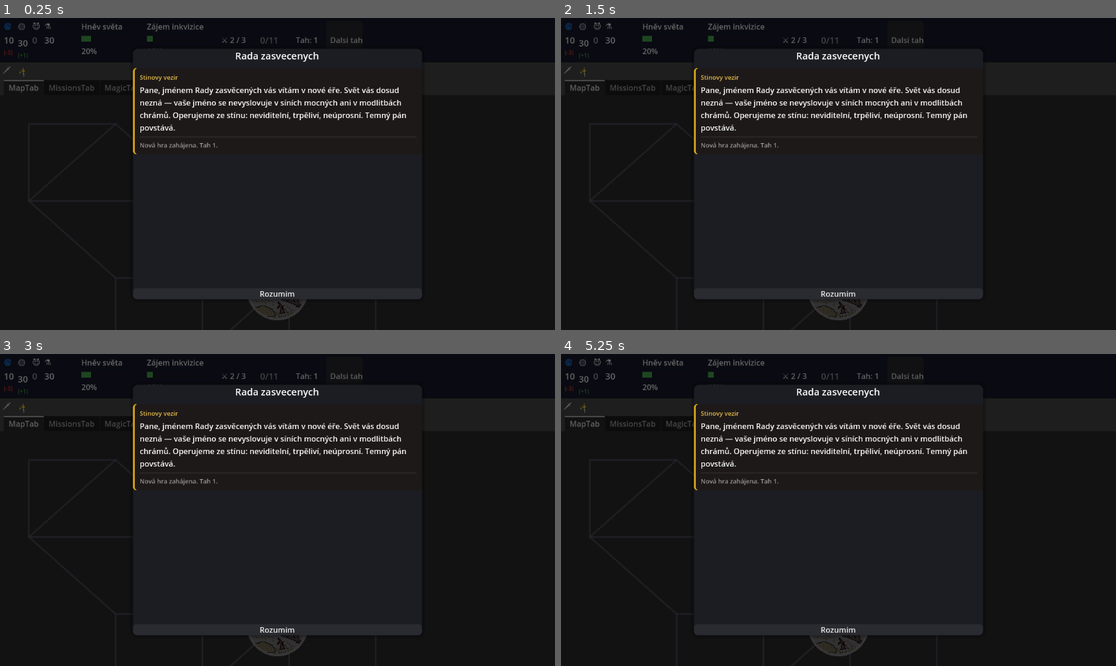
Above: before the commit, frames 1-4 (two rows, left to right).
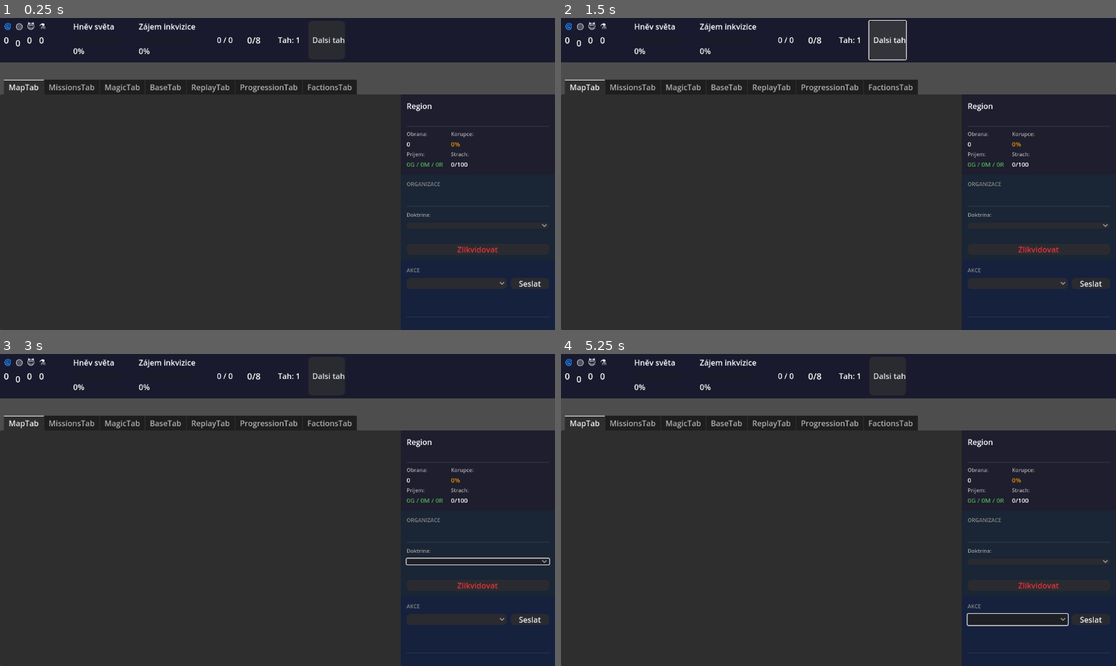
Above: after the commit, the same moments.

Repository: HannibalCZ/dark-lord
Game: Godot game, scene res://scenes/Main.tscn
The game is run twice, just before and just after one commit, with the same random seed, the same clock (stepped at 60 frames per second) and the same inputs.
Inputs (mouse positions are in pixels of both pictures, inside the frame that each line leads up to):
- Up to frame 1 (0.25 s): no input
- Up to frame 2 (1.5 s): click (1038, 248) at 0.5 s, where only the run after the commit has a clickable "Zlikvidovat"; click "Dalsi tah" at 1.25 s
- Up to frame 3 (3 s): click (5, 407) at 2 s, where only the run before the commit has a clickable "🗡"; click (477, 563) at 2.77 s
- Up to frame 4 (5.25 s): click (583, 407) at 3.5 s, where only the run before the commit has a clickable "✨"; click (749, 394) at 4.27 s; click (1016, 619) at 5.02 s

The runs differ from the first frame. In frame 1, 62% of the frame differs, in the area x 0-100%, y 0-100%; in frame 2, 62%; in frame 3, 61%; in frame 4, 61%.
Error after the commit: Parse Error: Could not parse global class "CombatManager" from "res://managers/CombatManager.gd". (res://scripts/GameState.gd:14)

Commit message:
refactor(v0.06): Unit.state string → is_busy/is_wounded/is_lost flagy
Odstraňuje var state: String z Unit.gd a nahrazuje třemi nezávislými
bool flagy. Přidává state_label() pro UI display. Všech 15 dotčených
souborů aktualizováno — žádný string-based přístup na .state nezůstal
(kromě referenčního archivu MapTab_old.gd).

Co-Authored-By: Claude Sonnet 4.6 <noreply@anthropic.com>

Diff:
--- a/managers/AIManager.gd
+++ b/managers/AIManager.gd
@@ -12,7 +12,7 @@
 		if faction_id == Balance.PLAYER_FACTION:
 			continue
 		for u: Unit in game_state.query.units.by_faction[faction_id]:
-			if u.state != "healthy":
+			if u.is_lost:
 				continue
 
 			var u_cfg: Dictionary = Balance.UNIT.get(u.unit_key, {})
--- a/managers/CombatManager.gd
+++ b/managers/CombatManager.gd
@@ -68,7 +68,7 @@
 	for f in factions_sorted:
 		var total := 0
 		for u: Unit in by_faction[f]:
-			if u.state != "lost":
+			if not u.is_lost:
 				total += u.power
 		# Progression modifier — army_power (TYP A)
 		# Platí pro všechny frakce — připravuje půdu pro RDL (rival dark lord)
@@ -119,7 +119,7 @@
 			if f == winner_faction:
 				continue
 			for u: Unit in by_faction[f]:
-				if u.state != "lost":
+				if not u.is_lost:
 					var res := game_state.unit_manager.kill_unit(u.id)
 					if res.get("ok", false):
 						var kill_events: Array[Dictionary] = []
@@ -152,7 +152,7 @@
 		# remíza – všichni zničeni
 		for f in factions_sorted:
 			for u: Unit in by_faction[f]:
-				if u.state != "lost":
+				if not u.is_lost:
 					var res := game_state.unit_manager.kill_unit(u.id)
 					if res.get("ok", false):
 						var kill_events: Array[Dictionary] = []
@@ -189,7 +189,7 @@
 	var best: Unit = null
 	var best_power := -999
 	for u: Unit in units_arr:
-		if u.state != "lost":
+		if not u.is_lost:
 			if u.power > best_power:
 				best_power = u.power
 				best = u
@@ -200,7 +200,7 @@
 	for f in _by_faction.keys():
 		var has_alive := false
 		for uu: Unit in _by_faction[f]:
-			if uu.state != "lost":
+			if unot u.is_lost:
 				has_alive = true
 				break
 		if has_alive:
--- a/managers/DarkActionsManager.gd
+++ b/managers/DarkActionsManager.gd
@@ -254,7 +254,7 @@
 	)
 
 	# spotřebuj agenta
-	agent.state = "lost"
+	agent.is_lost = true
 
 	var org_display: String = Balance.ORG[org_type]["display_name"]
 	logs.append({
--- a/managers/EconomicManager.gd
+++ b/managers/EconomicManager.gd
@@ -38,7 +38,7 @@
 	var mana_upkeep := 0.0
 
 	for u in game_state.query.units.by_faction.get(faction_id, []):
-		if u.state != "lost":
+		if not u.is_lost:
 			var cfg : Dictionary = Balance.UNIT.get(u.unit_key, {})
 			var upkeep : Dictionary = cfg.get("upkeep_cost", {})
 			gold_upkeep += float(upkeep.get("gold", 0))
@@ -208,7 +208,7 @@
 	var upkeep_gold: float = 0.0
 	var upkeep_mana: float = 0.0
 	for u in game_state.query.units.by_faction.get(faction_id, []):
-		if u.state != "lost":
+		if not u.is_lost:
 			var cfg: Dictionary = Balance.UNIT.get(u.unit_key, {})
 			var upkeep: Dictionary = cfg.get("upkeep_cost", {})
 			upkeep_gold += float(upkeep.get("gold", 0))
--- a/managers/EventsManager.gd
+++ b/managers/EventsManager.gd
@@ -538,7 +538,7 @@
 		return
 
 	# Fatální = agent skončil ve stavu "lost"
-	var is_fatal: bool = (not data.get("success", true)) and (unit.state == "lost")
+	var is_fatal: bool = (not data.get("success", true)) and unit.is_lost
 
 	var entry: Dictionary = data.duplicate()
 	entry["is_fatal"] = is_fatal
--- a/managers/MissionManager.gd
+++ b/managers/MissionManager.gd
@@ -36,7 +36,7 @@
 
 	var mission := Mission.new(unit, region, mission_key)
 	planned_missions.append(mission)
-	unit.state = "busy"
+	unit.is_busy = true
 	emit_signal("missions_changed")
 
 	EventBus.emit_signal("mission_planned", mission)
@@ -56,7 +56,7 @@
 				still_busy = true
 				break
 		if not still_busy:
-			m.unit.state = "healthy"
+			m.unit.is_busy = false
 
 	emit_signal("missions_changed")
 
@@ -80,7 +80,7 @@
 
 	# 2) projít všechny jednotky v regionu a aplikovat jejich aury
 	for u in game_state.query.units.in_region(region.id, false):
-		if u.state == "lost":
+		if u.is_lost:
 			continue
 		if u.region_id != region.id:
 			continue
@@ -166,7 +166,7 @@
 
 	var mission := Mission.new(unit, region, mission_key)
 	planned_ai_missions.append(mission)
-	unit.state = "busy"
+	unit.is_busy = true
 
 	# eventy pro UI animace můžeš nechat, ale typicky AI nechceš animovat stejně
 	EventBus.emit_signal("mission_planned", mission)
@@ -234,7 +234,7 @@
 			_handle_purge_org(region.id)
 
 		# jednotka je zaneprázdněná pouze během plánování
-		unit.state = "healthy"
+		unit.is_busy = false
 
 		if unit.faction_id == Balance.PLAYER_FACTION:
 			var global_fx: Dictionary = Balance.MISSION_GLOBAL_SUCCESS_EFFECTS
--- a/managers/UnitManager.gd
+++ b/managers/UnitManager.gd
@@ -22,7 +22,7 @@
 	if game_state != null and game_state.query != null:
 		return game_state.query.units.active_count_for_faction(faction_id)
 	# fallback
-	return units.filter(func(u): return u.state != "lost" and u.faction_id == faction_id).size()
+	return units.filter(func(u): return not u.is_lost and u.faction_id == faction_id).size()
 
 func _result_ok(payload: Dictionary = {}, events: Array = [], logs: Array = []) -> Dictionary:
 	payload["ok"] = true
@@ -145,7 +145,7 @@
 	else:
 		# fallback (jen kdyby query ještě nebyla vždy ready)
 		for other in units:
-			if other.region_id == to_region and other.type == "army" and other.state != "lost" and other.faction_id != u.faction_id:
+			if other.region_id == to_region and other.type == "army" and not other.is_lost and other.faction_id != u.faction_id:
 				enemy_army_here = true
 				break
 
@@ -165,7 +165,7 @@
 	var u: Unit = game_state.query.units.get_by_id(unit_id)
 	if u == null:
 		return _result_err("Jednotka neexistuje.")
-	u.state = "lost"
+	u.is_lost = true
 	game_state.query.units.rebuild()
 	return _result_ok({"unit_id": unit_id}, [{"type": "unit_killed", "unit_id": unit_id}])
 
@@ -173,19 +173,19 @@
 	var u: Unit = game_state.query.units.get_by_id(unit_id)
 	if u == null:
 		return _result_err("Jednotka neexistuje.")
-	u.state = "wounded"
+	u.is_wounded = true
 	game_state.query.units.rebuild()
 	return _result_ok({"unit_id": unit_id}, [{"type": "unit_wounded", "unit_id": unit_id}])
 
 func set_busy(unit_id: int) -> void:
 	var u: Unit = game_state.query.units.get_by_id(unit_id)
 	if u != null:
-		u.state = "busy"
+		u.is_busy = true
 
 func release_unit(unit_id: int) -> void:
 	var u: Unit = game_state.query.units.get_by_id(unit_id)
 	if u != null:
-		u.state = "healthy"
+		u.is_busy = false
 
 func move_unit(unit_id:int, target_region_id:int) -> Dictionary:
 	# 1) validace pravidel
--- a/scripts/GameState.gd
+++ b/scripts/GameState.gd
@@ -213,7 +213,7 @@
 		var unit_key: String = String(ud.get("unit_key", ""))
 		var region_id: int = int(ud.get("region_id", -1))
 		var fid2: String = String(ud.get("faction_id", ""))
-		var state: String = String(ud.get("state", "healthy"))
+		var state_str: String = String(ud.get("state", "healthy"))
 
 		if uid < 0 or unit_key == "" or region_id < 0 or fid2 == "":
 			push_warning("Skipping invalid unit entry: %s" % str(ud))
@@ -230,7 +230,9 @@
 			continue
 
 		var u := Unit.new().init(uid, unit_key, region_id, fid2)
-		u.state = state
+		u.is_busy = (state_str == "busy")
+		u.is_wounded = (state_str == "wounded")
+		u.is_lost = (state_str == "lost")
 		unit_manager.units.append(u)
 
 	# 6) UnitManager ID counter sync
@@ -717,7 +719,7 @@
 	# 2) fallback: region kde má frakce živou jednotku
 	if region_id < 0:
 		for u in unit_manager.units:
-			if u.faction_id == faction_id and u.state != "lost":
+			if u.faction_id == faction_id and not u.is_lost:
 				region_id = u.region_id
 				break
 
--- a/scripts/Unit.gd
+++ b/scripts/Unit.gd
@@ -9,7 +9,9 @@
 var name: String = ""
 var type: String = ""     # "agent" nebo "army"
 var power: int = 0
-var state: String = "healthy"  # "healthy" | "busy" | "wounded" | "lost"
+var is_busy: bool = false
+var is_wounded: bool = false
+var is_lost: bool = false
 var moves_per_turn: int = 1
 var moves_left: int = 1
 var visited_regions: Array[int] = []
@@ -34,7 +36,7 @@
 	return self
 
 func is_available() -> bool:
-	return state != "busy" and state != "lost"
+	return not is_busy and not is_lost
 
 func is_agent() -> bool:
 	return type == "agent"
@@ -43,13 +45,24 @@
 	return type == "army"
 
 func mark_busy() -> void:
-	state = "busy"
+	is_busy = true
 
 func mark_lost() -> void:
-	state = "lost"
+	is_lost = true
 
 func mark_healthy() -> void:
-	state = "healthy"
+	is_busy = false
+	is_wounded = false
+	is_lost = false
+
+func state_label() -> String:
+	if is_lost:
+		return "lost"
+	if is_wounded:
+		return "wounded"
+	if is_busy:
+		return "busy"
+	return "healthy"
 
 func can_do_mission(key:String) -> bool:
 	var cfg: Dictionary = Balance.UNIT.get(unit_key, {})
--- a/scripts/core/query/UnitQuery.gd
+++ b/scripts/core/query/UnitQuery.gd
@@ -39,7 +39,7 @@
 		return all
 	var out: Array[Unit] = []
 	for u in raw:
-		if u.state != "lost":
+		if not u.is_lost:
 			out.append(u)
 	return out
 
@@ -47,7 +47,7 @@
 	var arr: Array = by_faction.get(faction_id, [])
 	var c := 0
 	for u in arr:
-		if u.state != "lost":
+		if not u.is_lost:
 			c += 1
 	return c
 
@@ -56,7 +56,7 @@
 	var count: int = 0
 	for u in faction_units:
 		if u.unit_key == unit_key \
-				and u.state != "lost":
+				and not u.is_lost:
 			count += 1
 	return count
 
@@ -80,7 +80,7 @@
 	var u := get_by_id(unit_id)
 	if u == null:
 		return {"ok": false, "reason": "Jednotka neexistuje."}
-	if u.state == "lost":
+	if u.is_lost:
 		return {"ok": false, "reason": "Jednotka je ztracena."}
 	if u.moves_left <= 0:
 		return {"ok": false, "reason": "Jednotce došly tahy."}
--- a/scripts/ui/AlertBar.gd
+++ b/scripts/ui/AlertBar.gd
@@ -45,7 +45,7 @@
 	var idle_agents: Array = []
 	var player_units: Array = GameState.query.units.by_faction.get(Balance.PLAYER_FACTION, [])
 	for u: Unit in player_units:
-		if u.state == "healthy" and u.id not in planned_unit_ids:
+		if not u.is_busy and not u.is_lost and not u.is_wounded and u.id not in planned_unit_ids:
 			_idle_agent_regions.append(u.region_id)
 			idle_agents.append(u)
 
--- a/scripts/ui/MapTab.gd
+++ b/scripts/ui/MapTab.gd
@@ -678,7 +678,7 @@
 func _get_player_units_in_region(region_id: int) -> Array:
 	var units: Array = []
 	for u in GameState.query.units.in_region(region_id, false):
-		if u.faction_id == Balance.PLAYER_FACTION and u.state == "healthy":
+		if u.faction_id == Balance.PLAYER_FACTION and not u.is_busy and not u.is_lost and not u.is_wounded:
 			units.append(u)
 	return units
 
--- a/scripts/ui/MissionsTab.gd
+++ b/scripts/ui/MissionsTab.gd
@@ -14,7 +14,7 @@
 func _refresh() -> void:
 	units_list.clear()
 	for u: Unit in GameState.unit_manager.units:
-		units_list.add_item("%s | %s | Síla:%d | Stav:%s" % [u.name, u.type, u.power, u.state])
+		units_list.add_item("%s | %s | Síla:%d | Stav:%s" % [u.name, u.type, u.power, u.state_label()])
 
 	missions_list.clear()
 	for m: Mission in GameState.mission_manager.planned_missions:
--- a/scripts/ui/RegionSection.gd
+++ b/scripts/ui/RegionSection.gd
@@ -136,7 +136,7 @@
 	for u in units:
 		var label := Label.new()
 		var faction_name := _format_faction(u.faction_id)
-		label.text = "%s  [%s]  sila: %d  stav: %s" % [u.name, faction_name, u.power, u.state]
+		label.text = "%s  [%s]  sila: %d  stav: %s" % [u.name, faction_name, u.power, u.state_label()]
 		label.add_theme_font_size_override("font_size", 12)
 		if u.faction_id == Balance.PLAYER_FACTION:
 			label.add_theme_color_override("font_color", Color("#4caf50"))
--- a/scripts/ui/RegionTile.gd
+++ b/scripts/ui/RegionTile.gd
@@ -241,7 +241,7 @@
 			player_armies += 1
 		elif u.type == "agent":
 			player_agents += 1
-		if u.state == "busy":
+		if u.is_busy:
 			has_busy_player = true
 
 	# počty pro AI
